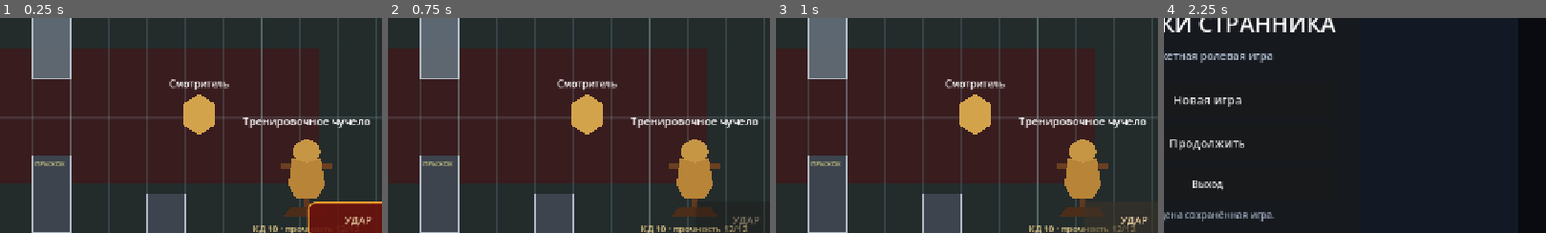
Above: before the commit, frames 1-4 (left to right).
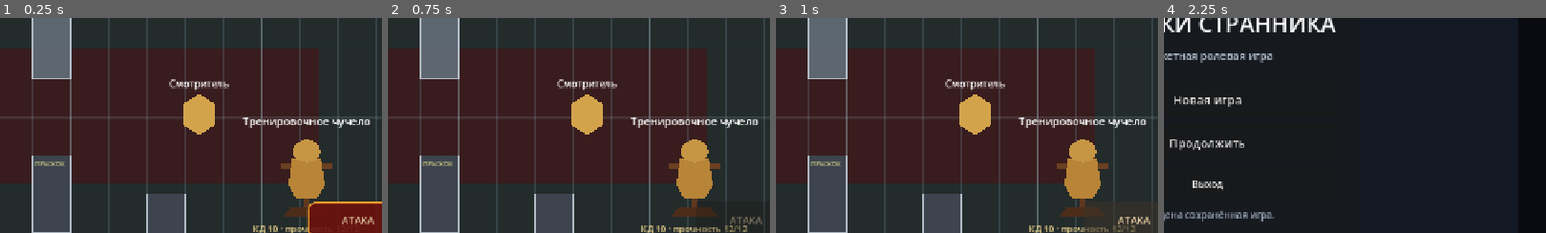
Above: after the commit, the same moments.

Repository: eretenkodaniil16-rgb/rpg-project
Game: Godot game, scene res://scenes/game/game.tscn
Two runs of this game, one before a commit and one after it. Both use one fixed random seed, a clock stepped at 60 frames per second and the inputs below. This scene is started directly instead of the project's main scene.
Inputs:
- Up to frame 1 (0.25 s): no input
- Up to frame 2 (0.75 s): click "УДАР" (after the commit: "АТАКА") at 0.5 s
- Up to frame 3 (1 s): no input
- Up to frame 4 (2.25 s): click "ВЗАИМ." at 1.25 s; click "МЕНЮ" at 2 s
The pictures show only the part of the screen within x 44-94%, y 28-78%; the shares and areas given below are measured in that part.

The runs differ from the first frame. In frame 1, 0.2% of the frame differs, in the area x 89-98%, y 92-97%; in frame 2, 0.2%; in frame 3, 0.2%; in frame 4, nothing differs.

Commit message:
fix: stabilize exploration attack button label and size

Diff:
--- a/scripts/game/game_feature_ui.gd
+++ b/scripts/game/game_feature_ui.gd
@@ -53,6 +53,9 @@
 func _process(delta: float) -> void:
 	super._process(delta)
 	set_interaction_suppressed(is_turn_based_combat_active())
+	if _attack_button != null and not is_turn_based_combat_active():
+		_attack_button.text = "АТАКА"
+		_attack_button.custom_minimum_size = Vector2(170.0, 60.0)
 
 
 func _remove_duplicate_inventory_menu() -> void:
@@ -82,6 +85,7 @@
 		_attack_button.offset_top = -214.0
 		_attack_button.offset_right = -28.0
 		_attack_button.offset_bottom = -154.0
+		_attack_button.custom_minimum_size = Vector2(170.0, 60.0)
 		_attack_button.z_index = 125
 		_attack_button.mouse_filter = Control.MOUSE_FILTER_STOP
 		_attack_button.add_theme_font_size_override("font_size", 17)
